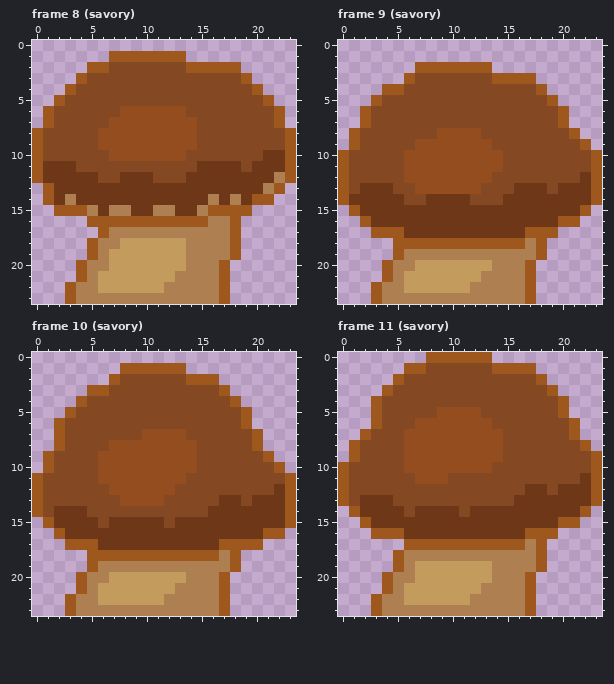
Pixel-art file -- Assets/Art/Tilesets/mushroom.aseprite. Above is the file before it was changed.
24x24 pixels, 14 frames. Shown: frame 8 (savory), frame 9 (savory), frame 10 (savory), frame 11 (savory). The commit also changed other frames, which this record leaves out.
New version:
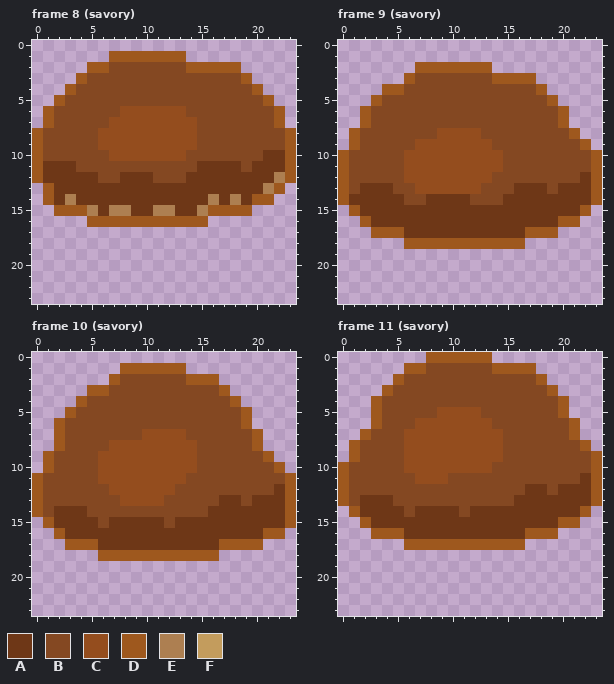
Palette (. is transparent): A #6e3717  B #844822  C #944d1e  D #9e581e  E #ad7f51  F #c39c5d
What changed:
layer "ground stem" now hidden
Frame 8 (savory):
y 16: x 16..18 EED -> ...
y 17: x 6..18 DEEEEEEEEEEED -> .............
y 18: x 5..18 DEEFFFFFFEEEED -> ..............
y 19: x 5..18 DEFFFFFFFEEEED -> ..............
y 20: x 4..17 DEEFFFFFFFEEED -> ..............
y 21: x 4..17 DEFFFFFFFEEEED -> ..............
y 22: x 3..17 DEEFFFFFFEEEEED -> ...............
y 23: x 3..17 DEEEEEEEEEEEEED -> ...............
Frame 9 (savory):
y 18: x 5 D -> .; x 17..18 ED -> ..
y 19: x 5..18 DEEEEEEEEEEEED -> ..............
y 20: x 4..17 DEEFFFFFFFEEED -> ..............
y 21: x 4..17 DEFFFFFFFEEEED -> ..............
y 22: x 3..17 DEEFFFFFFEEEEED -> ...............
y 23: x 3..17 DEEEEEEEEEEEEED -> ...............
Frame 10 (savory): the same change as frame 9 (savory)
Frame 11 (savory):
y 17: x 17..18 ED -> ..
y 18: x 5..18 DEEEEEEEEEEEED -> ..............
y 19: x 5..18 DEFFFFFFFEEEED -> ..............
y 20: x 4..17 DEEFFFFFFFEEED -> ..............
y 21: x 4..17 DEFFFFFFFEEEED -> ..............
y 22: x 3..17 DEEFFFFFFEEEEED -> ...............
y 23: x 3..17 DEEEEEEEEEEEEED -> ...............
Pixel boxes of the changes (left, top, right, bottom) in both pictures:
erased: (65, 216, 241, 304)
erased: (371, 238, 547, 304)
erased: (65, 550, 241, 616)
erased: (371, 539, 547, 616)
